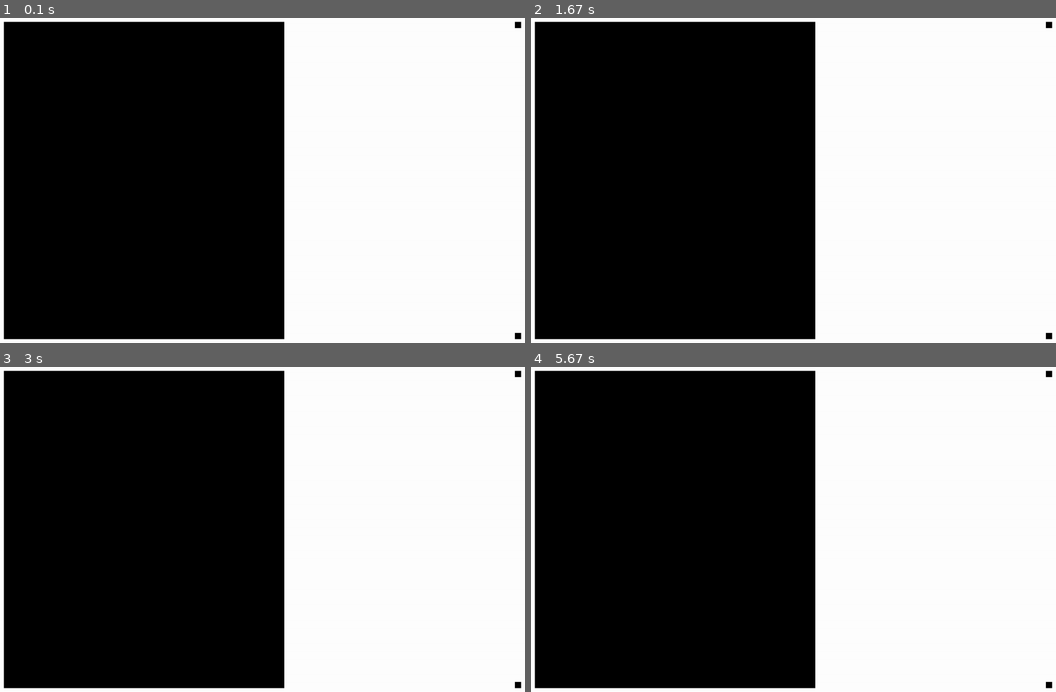
Above: before the commit, frames 1-4 (two rows, left to right).
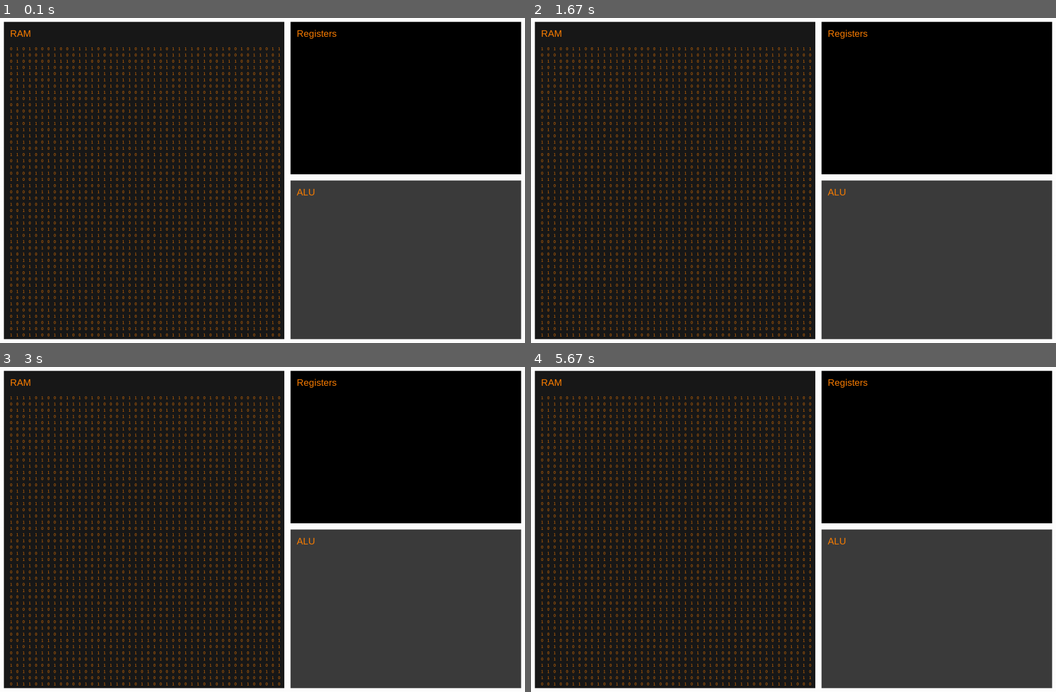
Above: after the commit, the same moments.

Repository: Namibnat/pygame_register_demo
Game: pygame game, started from demo.py
The game is run twice, just before and just after one commit, with the same random seed, the same clock (stepped at 60 frames per second) and the same inputs.
Inputs:
- Up to frame 1 (0.1 s): no input
- Up to frame 2 (1.67 s): no input
- Up to frame 3 (3 s): no input
- Up to frame 4 (5.67 s): no input

The runs differ from the first frame. In frame 1, 50% of the frame differs, in the area x 1-100%, y 1-99%; in frame 2, 50%; in frame 3, 50%; in frame 4, 50%.

Commit message:
Basic dev of elements, some text.

Diff:
--- a/demo.py
+++ b/demo.py
@@ -2,19 +2,31 @@
 
 import pygame
 import sys
+import random
 
-# Initialize Pygame
 pygame.init()
 
-# Constants
 SCREEN_WIDTH = 1700
 SCREEN_HEIGHT = 1060
 EDGE_GAP = 20
-FPS = 60
+FPS = 6
 
-# Colors
 WHITE = (255, 255, 255)
 BLACK = (0, 0, 0)
+RAM_COLOUR = (25, 25, 25)
+ALU_COLOR = (60, 60, 60)
+TEXT_COLOR = (255, 128, 0)
+RAM = (
+    0, 0, 0, 0, 0, 0, 0, 0, 0, 0, 0, 0, 0, 0, 0, 0,
+    0, 0, 0, 0, 0, 0, 0, 0, 0, 0, 0, 0, 0, 0, 0, 0,
+    0, 0, 0, 0, 0, 0, 0, 0, 0, 0, 0, 0, 0, 0, 0, 0,
+    0, 0, 0, 0, 0, 0, 0, 0, 0, 0, 0, 0, 0, 0, 0, 0,
+    0, 0, 0, 0, 0, 0, 0, 0, 0, 0, 0, 0, 0, 0, 0, 0,
+    0, 0, 0, 0, 0, 0, 0, 0, 0, 0, 0, 0, 0, 0, 0, 0,
+    0, 0, 0, 0, 0, 0, 0, 0, 0, 0, 0, 0, 0, 0, 0, 0,
+    0, 0, 0, 0, 0, 0, 0, 0, 0, 0, 0, 0, 0, 0, 0, 0,
+)
+
 
 
 class RegisterGame:
@@ -24,6 +36,16 @@
         self.clock = pygame.time.Clock()
         self.running = True
         self.event_handler = EventHandler(self)
+        self.screen_title_font = pygame.font.SysFont('Arial', 30)
+        self.code_font = pygame.font.SysFont('Arial', 12)
+
+        self.ram_screen = None
+        self.registers_screen = None
+        self.alu_screen = None
+
+    def draw_text(self, screen, text, font, text_color, x, y):
+        img = font.render(text, True, text_color)
+        screen.blit(img, (x, y))
 
     def run(self):
         while self.running:
@@ -40,10 +62,10 @@
 
     def draw(self):
         self.screen.fill(WHITE)
-        # Draw game objects
         self.ram_block()
         self.registers_block()
         self.alu_block()
+        self.fill_ram_block()
         pygame.display.flip()
 
     def quit(self):
@@ -51,35 +73,77 @@
         sys.exit()
 
     def alu_block(self):
-        alu_screen_width = EDGE_GAP
-        alu_screen_height = EDGE_GAP
-        alu_screen_top_offset = SCREEN_HEIGHT - alu_screen_height - EDGE_GAP
-        alu_screen_left_offset = SCREEN_WIDTH - alu_screen_width - EDGE_GAP
-        pygame.draw.rect(
+        alu_screen_height = (SCREEN_HEIGHT // 2) - EDGE_GAP
+        alu_screen_top_offset = (SCREEN_HEIGHT // 2)
+        alu_screen_left_offset = 900 + (2 * EDGE_GAP)
+        alu_screen_width = (SCREEN_WIDTH - alu_screen_left_offset) - EDGE_GAP
+
+        self.alu_screen = pygame.draw.rect(
             self.screen,
-            BLACK,
+            ALU_COLOR,
             (alu_screen_left_offset, alu_screen_top_offset, alu_screen_width, alu_screen_height))
 
+        self.draw_text(
+            self.screen,
+            "ALU",
+            self.screen_title_font,
+            TEXT_COLOR,
+            alu_screen_left_offset + EDGE_GAP,
+            alu_screen_top_offset + EDGE_GAP)
+
     def registers_block(self):
-        reg_screen_width = EDGE_GAP
-        reg_screen_height = EDGE_GAP
+        reg_screen_height = (SCREEN_HEIGHT // 2) - (2 * EDGE_GAP)
         reg_screen_top_offset = EDGE_GAP
-        reg_screen_left_offset = SCREEN_WIDTH - reg_screen_width - EDGE_GAP
-        pygame.draw.rect(
+        reg_screen_left_offset = 900 + (2 * EDGE_GAP)
+        reg_screen_width = (SCREEN_WIDTH - reg_screen_left_offset) - EDGE_GAP
+
+        self.registers_screen = pygame.draw.rect(
             self.screen,
             BLACK,
             (reg_screen_left_offset, reg_screen_top_offset, reg_screen_width, reg_screen_height))
 
+        self.draw_text(
+            self.screen,
+            "Registers",
+            self.screen_title_font,
+            TEXT_COLOR,
+            reg_screen_left_offset + EDGE_GAP,
+            reg_screen_top_offset + EDGE_GAP)
 
     def ram_block(self):
         ram_screen_top_offset = EDGE_GAP
         ram_screen_left_offset = EDGE_GAP
+        ram_screen_height = SCREEN_HEIGHT - (2 * EDGE_GAP)
         ram_screen_width = 900
-        ram_screen_height = SCREEN_HEIGHT - 40
-        pygame.draw.rect(
+
+        self.ram_screen = pygame.draw.rect(
             self.screen,
-            BLACK,
+            RAM_COLOUR,
             (ram_screen_left_offset, ram_screen_top_offset, ram_screen_width, ram_screen_height))
+
+        self.draw_text(
+            self.screen,
+            "RAM",
+            self.screen_title_font,
+            TEXT_COLOR,
+            (2 * EDGE_GAP),
+            (2 * EDGE_GAP))
+
+    def fill_ram_block(self):
+        y = 4 * EDGE_GAP
+        x = 0
+        for i in range(0, (2**11) + 20):
+            if i % 44 == 0:
+                x = 0
+                y += 20
+            self.draw_text(
+                self.screen,
+                random.choice(('0', '1'),),
+                self.code_font,
+                TEXT_COLOR,
+                (x * 20) + (2 * EDGE_GAP),
+                y)
+            x += 1
 
 
 
